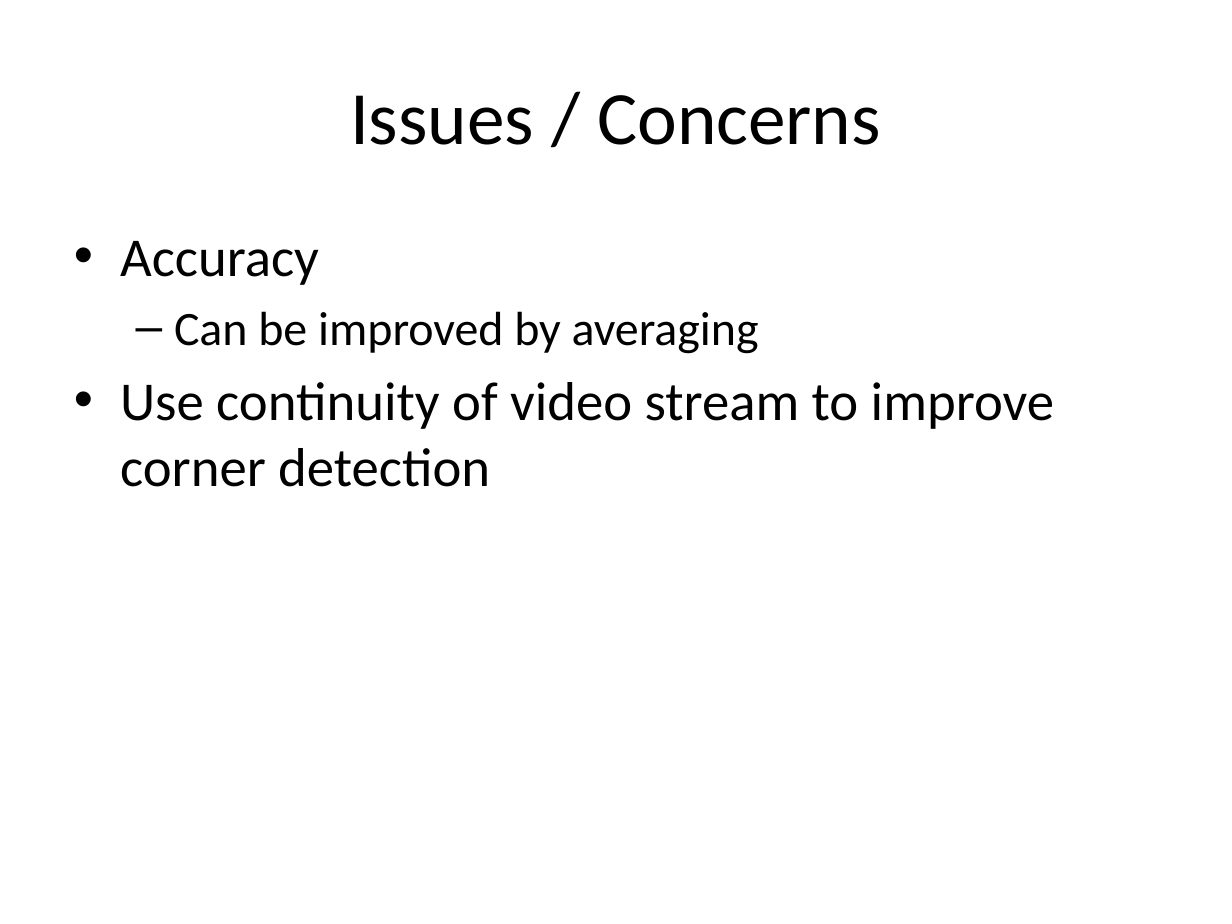
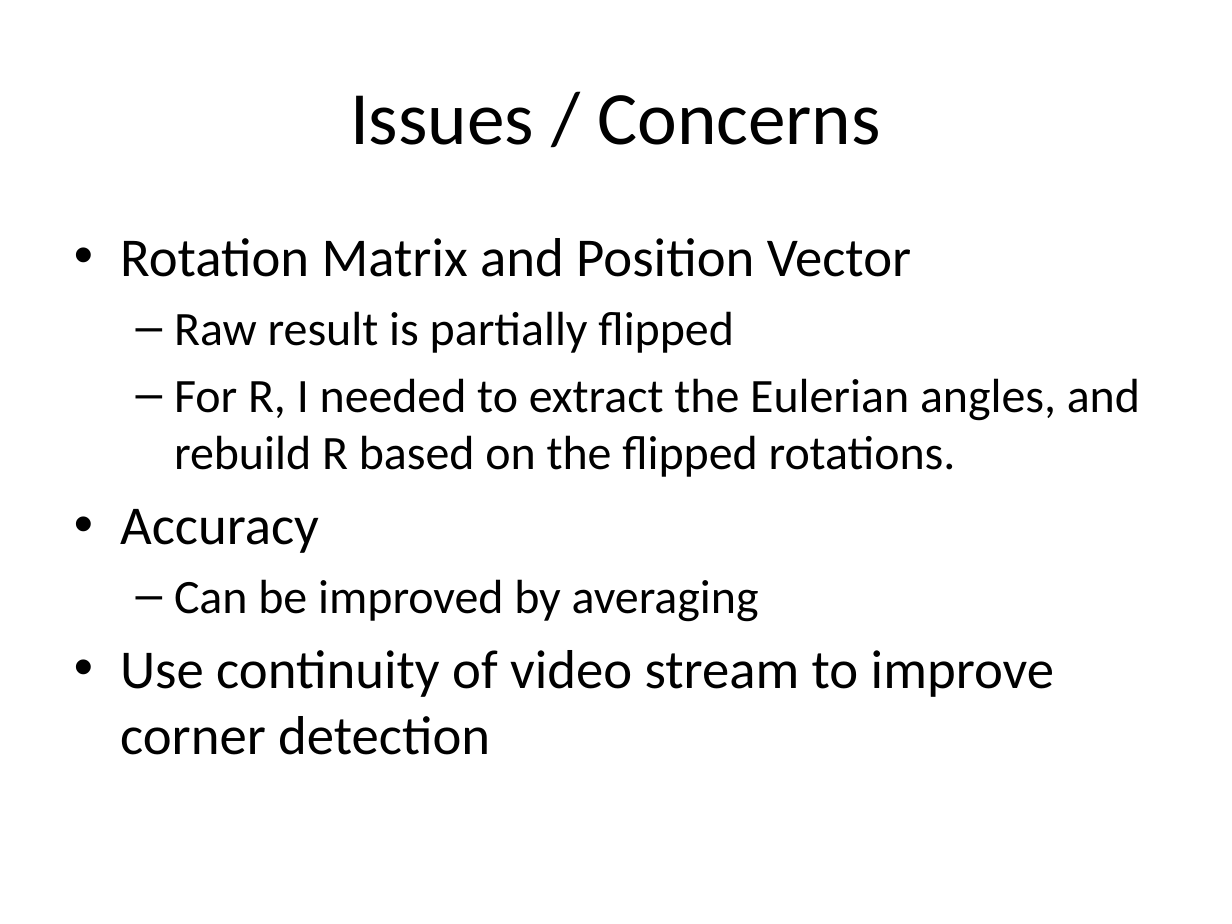
Before and after one commit to lhr0909/MonoCameraRecovery, a slide deck: slide 13 of paper_presentation/Monocamera Recovery.pptx. Drawn at 1232x924 pixels with LibreOffice and Linux fonts; fonts in the diff are those of the drawing. Boxes give left, top, right and bottom in pixels: in the first picture for what was removed or moved away, otherwise in the second. Text is boxed around its words. In the diff, an @@ line names an element or a change of style, - is before the commit and + after.

Commit message:
Added issues with R and C

```diff
--- a/paper_presentation/Monocamera Recovery.pptx
+++ b/paper_presentation/Monocamera Recovery.pptx
@@ text at [120, 238, 1140, 477]: paragraphs added @@
+• Rotation Matrix and Position Vector
+  – Raw result is partially flipped
+  – For R, I needed to extract the Eulerian angles, and rebuild R based on the flipped rotations.
```
Also in this commit, not shown: 2 other slides changed.
